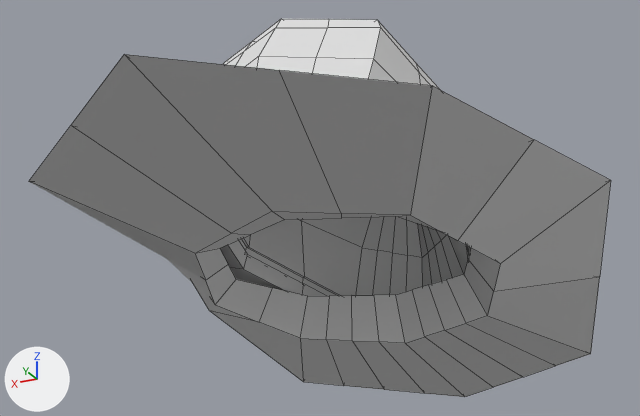
Renders of the FBX model Assets/Models/NoName/cowboy hat.fbx from each side of a commit.
The view is the same before and after, from a 50 mm lens placed at (-2.0, 4.25, -1.69), pointed at (0.15, -0.06, 0.24). Every picture has the same lights, and +X, +Y and +Z are marked at lower left. Mesh edges are drawn as thin lines.

Names of what the first picture shows: 'CowboyHat'.
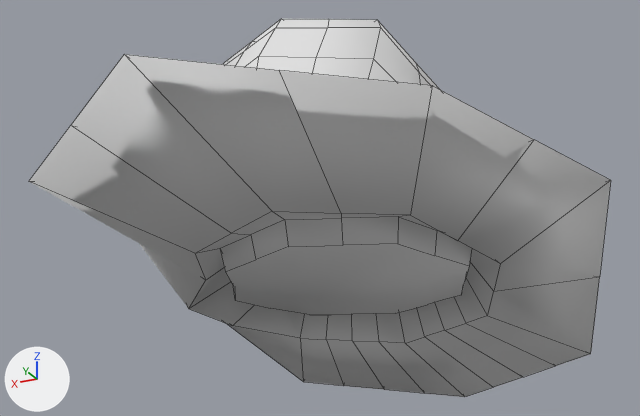
Commit message: Hat fixes

Pixel boxes (x1, y1, x2, y2) of what changed, in the pictures (640 x 416 px):
part 1 of me_cylinder_000, built on: before (167, 259, 308, 381); after (140, 217, 472, 381)

The change, as a diff of the scene's bpy script:
```diff
--- a/Assets/Models/NoName/cowboy hat.fbx.py
+++ b/Assets/Models/NoName/cowboy hat.fbx.py
@@ me_cylinder_000 @@
 # used by ob_cowboyhat; location = (0.024, -0.181, 0.121)
-me_cylinder_000.from_pydata(...)  # 300 vertices, 281 faces; spans x -1.49..1.4, y -2.01..2.1, z -0.65..0.96
+me_cylinder_000.from_pydata(...)  # 320 vertices, 302 faces; spans x -1.49..1.4, y -2.01..2.1, z -0.65..0.96
+# me_cylinder_000 part 1
+# 3 vertices move from x 0.73..0.87, y -0.25..0.06, z -0.4..-0.21 to x 0.74..1.06, y -0.25..0.06, z -0.4..-0.21
+# 20 vertices are added at x -0.72..0.73, y -0.66..0.75, z -0.34
+# 21 new faces join them, mat_leather (white #e7e7e7)
+# me_cylinder_000 part 2: the surface is now shaded smooth
 me_cylinder_000.materials.append(mat_leather)
```
